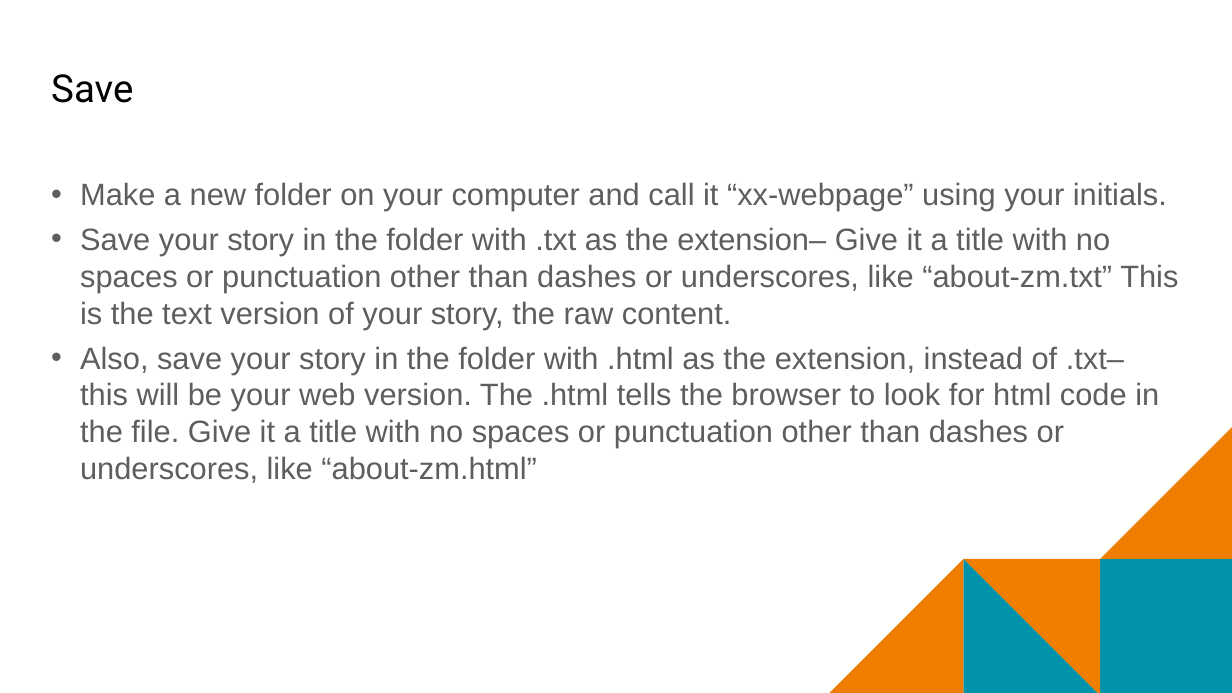
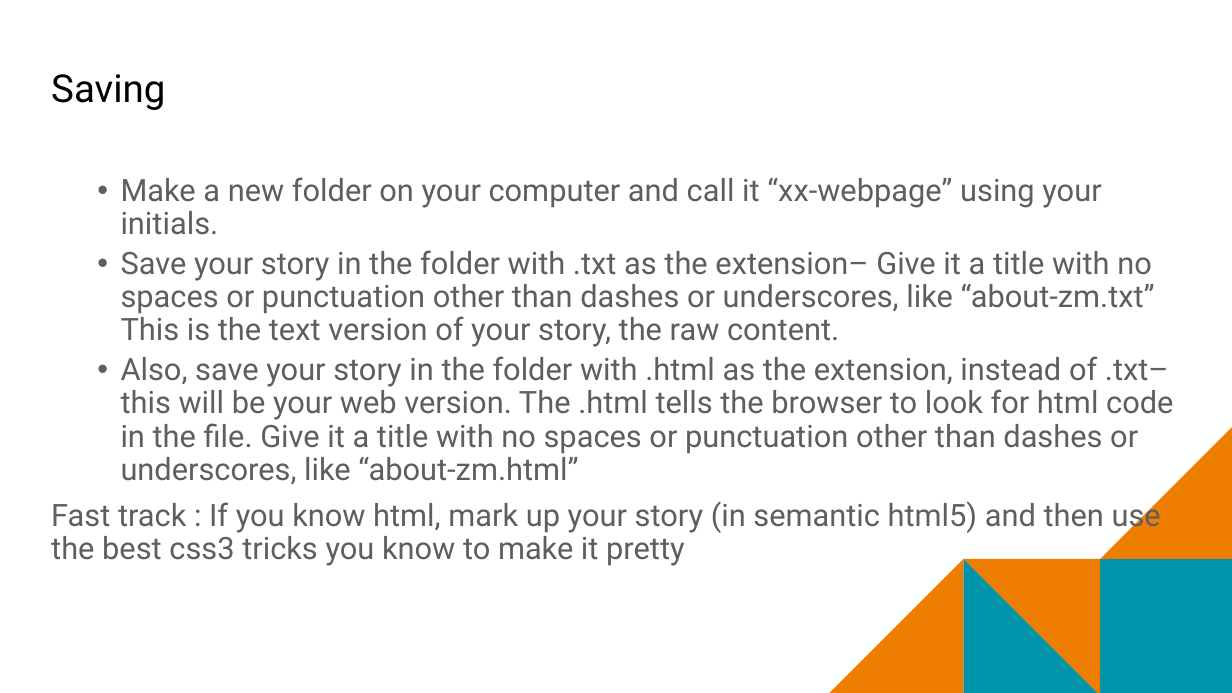
Before and after one commit to mr-eggleton/web-lit-core, a slide deck: slide 7 of final ppt/08-building-basic-pages.pptx. Drawn at 1232x693 pixels with LibreOffice and Linux fonts; fonts in the diff are those of the drawing; background and template pictures are left out. Boxes give left, top, right and bottom in pixels: in the first picture for what was removed or moved away, otherwise in the second. Text is boxed around its words. In the diff, an @@ line names an element or a change of style, - is before the commit and + after.

```diff
--- a/final ppt/08-building-basic-pages.pptx
+++ b/final ppt/08-building-basic-pages.pptx
@@ title at (51,74,165,110): text changed @@
-Save
+Saving
@@ text at (121,177,1173,484): font Arial to Roboto in "Make a new folder on your computer ...", "Save your story in the folder with ...", "Also, save your story in the folder ..."; list level 1 to 2 in "Make a new folder on ..."; line spacing 1 to 0.9; list level 1 to 2 in "Save your story in the ..."; list level 1 to 2 in "Also, save your story in ..." @@
@@ text at (51,498,1161,566): paragraph added @@
+Fast track : If you know html, mark up your story (in semantic html5) and then use the best css3 tricks you know to make it pretty
```
Also in this commit, not shown: 7 other slides changed, 4 slides removed, 2 other files.
